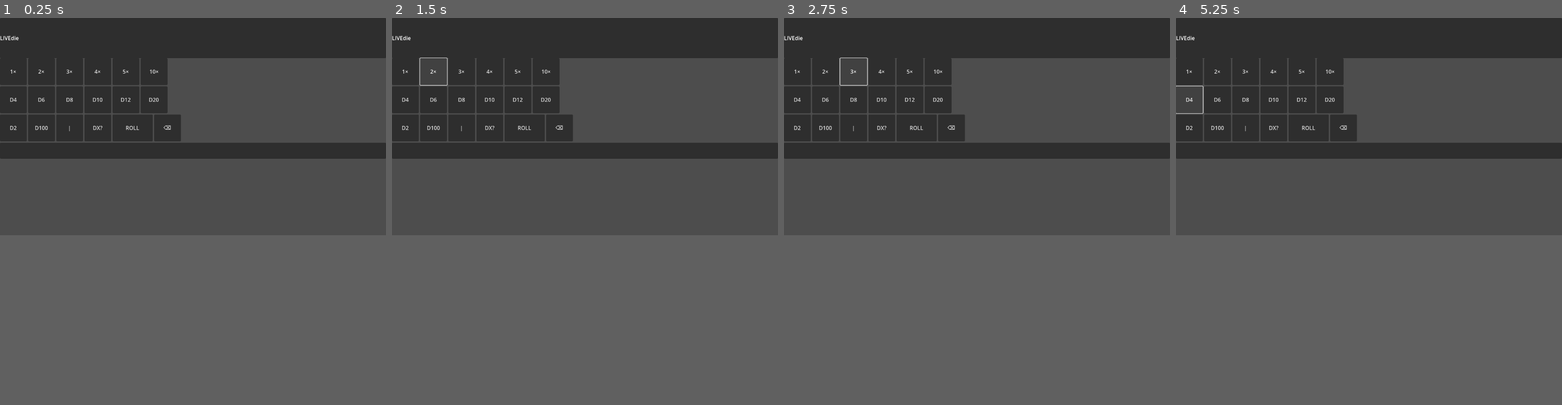
Above: before the commit, frames 1-4 (left to right).
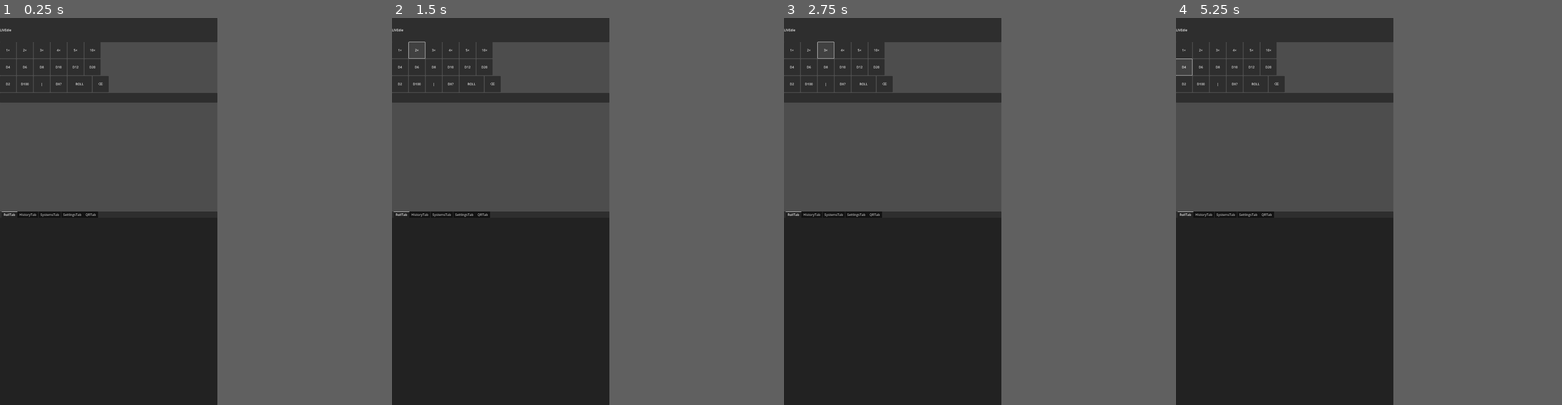
Above: after the commit, the same moments.

Repository: FromAriel/Experiments
Game: Godot game, scene res://scenes/MainUI.tscn
Two runs of this game, one before a commit and one after it. Both use one fixed random seed, a clock stepped at 60 frames per second and the inputs below. Before the commit the project has no main scene; this scene is started directly in both runs.
Inputs:
- Up to frame 1 (0.25 s): no input
- Up to frame 2 (1.5 s): click "1×" at 0.5 s; click "2×" at 1.25 s
- Up to frame 3 (2.75 s): click "3×" at 2 s
- Up to frame 4 (5.25 s): click "4×" at 2.75 s; click "5×" at 3.5 s; click "10×" at 4.25 s; click "D4" at 5 s
The window is 799x449 before the commit and 450x800 after it. Grey fills any space a smaller window leaves; there, only what the larger window draws over its background counts as a difference.

The runs differ from the first frame. In frame 1, 20% of the frame differs, in the area x 0-100%, y 0-57%; in frame 2, 20%; in frame 3, 20%; in frame 4, 20%.

Commit message:
GD
set main scene and project config.

Diff:
--- a/LIVEdie/GOGOT/project.godot
+++ b/LIVEdie/GOGOT/project.godot
@@ -10,12 +10,19 @@
 
 [application]
 
+run/main_scene="uid://mainui"
 config/features=PackedStringArray("4.4")
 
 [autoload]
 
 UIEventBus="res://scripts/UIEventBus.gd"
 
+[display]
+
+window/size/viewport_width=1080
+window/size/viewport_height=1920
+window/stretch/mode="viewport"
+
 [dotnet]
 
 project/assembly_name="UnnamedProject"
--- a/LIVEdie/GOGOT/scenes/KeyboardTab.tscn
+++ b/LIVEdie/GOGOT/scenes/KeyboardTab.tscn
@@ -1,9 +1,17 @@
-[gd_scene load_steps=1 format=3 uid="uid://keyboardtab"]
-; KeyboardTab – custom dice input keyboard
-; Future: switch pages via swipe or toggle button
+[gd_scene format=3 uid="uid://keyboardtab"]
+
 [node name="KeyboardTab" type="StackContainer"]
+_import_path = NodePath("")
+unique_name_in_owner = false
+process_mode = 0
+process_priority = 0
+process_physics_priority = 0
+process_thread_group = 0
+physics_interpolation_mode = 0
+auto_translate_mode = 0
+editor_description = ""
+script = null
 
 [node name="PageA" type="GridContainer" parent="."]
-; numeric / math page placeholder
+
 [node name="PageB" type="GridContainer" parent="."]
-; parser token page placeholder
--- a/LIVEdie/GOGOT/scenes/MainUI.tscn
+++ b/LIVEdie/GOGOT/scenes/MainUI.tscn
@@ -1,152 +1,201 @@
 [gd_scene load_steps=7 format=3 uid="uid://mainui"]
 
-[ext_resource path="res://scenes/RollTab.tscn" type="PackedScene" id=1]
-[ext_resource path="res://scenes/HistoryTab.tscn" type="PackedScene" id=2]
-[ext_resource path="res://scenes/SystemsTab.tscn" type="PackedScene" id=3]
-[ext_resource path="res://scenes/SettingsTab.tscn" type="PackedScene" id=4]
-[ext_resource path="res://scenes/KeyboardTab.tscn" type="PackedScene" id=5]
-[ext_resource path="res://scenes/QRTab.tscn" type="PackedScene" id=6]
+[ext_resource type="PackedScene" uid="uid://rolltab" path="res://scenes/RollTab.tscn" id="1"]
+[ext_resource type="PackedScene" uid="uid://historytab" path="res://scenes/HistoryTab.tscn" id="2"]
+[ext_resource type="PackedScene" uid="uid://systemstab" path="res://scenes/SystemsTab.tscn" id="3"]
+[ext_resource type="PackedScene" uid="uid://settingstab" path="res://scenes/SettingsTab.tscn" id="4"]
+[ext_resource type="PackedScene" uid="uid://keyboardtab" path="res://scenes/KeyboardTab.tscn" id="5"]
+[ext_resource type="PackedScene" uid="uid://qrtab" path="res://scenes/QRTab.tscn" id="6"]
 
 [node name="MainUI" type="Control"]
+custom_minimum_size = Vector2(1080, 1920)
+layout_mode = 3
+anchors_preset = 15
 anchor_right = 1.0
 anchor_bottom = 1.0
-custom_minimum_size = Vector2(1080, 1920)
 
 [node name="TopBar" type="PanelContainer" parent="."]
-anchor_right = 1.0
-offset_bottom = 120
+layout_mode = 0
+anchor_right = 1.0
+offset_bottom = 120.0
 
 [node name="BarHBox" type="HBoxContainer" parent="TopBar"]
-anchor_right = 1.0
-anchor_bottom = 1.0
+layout_mode = 2
 
 [node name="TitleLabel" type="Label" parent="TopBar/BarHBox"]
+layout_mode = 2
 text = "LIVEdie"
 
 [node name="Spacer" type="Control" parent="TopBar/BarHBox"]
-anchor_right = 1.0
-anchor_bottom = 1.0
+layout_mode = 2
 size_flags_horizontal = 3
 
 [node name="IconBattery" type="TextureRect" parent="TopBar/BarHBox"]
 custom_minimum_size = Vector2(32, 32)
+layout_mode = 2
 
 [node name="IconLock" type="TextureRect" parent="TopBar/BarHBox"]
 custom_minimum_size = Vector2(32, 32)
+layout_mode = 2
 
 [node name="DicePad" type="VBoxContainer" parent="."]
+custom_minimum_size = Vector2(0, 700)
+layout_mode = 0
 anchor_right = 1.0
 anchor_bottom = 1.0
-offset_top = 120
-offset_bottom = -960
-custom_minimum_size = Vector2(0, 700)
+offset_top = 120.0
+offset_bottom = -960.0
 
 [node name="QtyRow" type="HBoxContainer" parent="DicePad"]
-anchor_right = 1.0
+layout_mode = 2
 
 [node name="Qty1" type="Button" parent="DicePad/QtyRow"]
+custom_minimum_size = Vector2(80, 80)
+layout_mode = 2
 text = "1×"
-custom_minimum_size = Vector2(80, 80)
 
 [node name="Qty2" type="Button" parent="DicePad/QtyRow"]
+custom_minimum_size = Vector2(80, 80)
+layout_mode = 2
 text = "2×"
-custom_minimum_size = Vector2(80, 80)
 
 [node name="Qty3" type="Button" parent="DicePad/QtyRow"]
+custom_minimum_size = Vector2(80, 80)
+layout_mode = 2
 text = "3×"
-custom_minimum_size = Vector2(80, 80)
 
 [node name="Qty4" type="Button" parent="DicePad/QtyRow"]
+custom_minimum_size = Vector2(80, 80)
+layout_mode = 2
 text = "4×"
-custom_minimum_size = Vector2(80, 80)
 
 [node name="Qty5" type="Button" parent="DicePad/QtyRow"]
+custom_minimum_size = Vector2(80, 80)
+layout_mode = 2
 text = "5×"
-custom_minimum_size = Vector2(80, 80)
 
 [node name="Qty10" type="Button" parent="DicePad/QtyRow"]
+custom_minimum_size = Vector2(80, 80)
+layout_mode = 2
 text = "10×"
-custom_minimum_size = Vector2(80, 80)
 
 [node name="CommonDiceRow" type="HBoxContainer" parent="DicePad"]
-anchor_right = 1.0
+layout_mode = 2
 
 [node name="D4" type="Button" parent="DicePad/CommonDiceRow"]
+custom_minimum_size = Vector2(80, 80)
+layout_mode = 2
 text = "D4"
-custom_minimum_size = Vector2(80, 80)
 
 [node name="D6" type="Button" parent="DicePad/CommonDiceRow"]
+custom_minimum_size = Vector2(80, 80)
+layout_mode = 2
 text = "D6"
-custom_minimum_size = Vector2(80, 80)
 
 [node name="D8" type="Button" parent="DicePad/CommonDiceRow"]
+custom_minimum_size = Vector2(80, 80)
+layout_mode = 2
 text = "D8"
-custom_minimum_size = Vector2(80, 80)
 
 [node name="D10" type="Button" parent="DicePad/CommonDiceRow"]
+custom_minimum_size = Vector2(80, 80)
+layout_mode = 2
 text = "D10"
-custom_minimum_size = Vector2(80, 80)
 
 [node name="D12" type="Button" parent="DicePad/CommonDiceRow"]
+custom_minimum_size = Vector2(80, 80)
+layout_mode = 2
 text = "D12"
-custom_minimum_size = Vector2(80, 80)
 
 [node name="D20" type="Button" parent="DicePad/CommonDiceRow"]
+custom_minimum_size = Vector2(80, 80)
+layout_mode = 2
 text = "D20"
-custom_minimum_size = Vector2(80, 80)
 
 [node name="AdvancedRow" type="HBoxContainer" parent="DicePad"]
-anchor_right = 1.0
+layout_mode = 2
 
 [node name="D2Btn" type="Button" parent="DicePad/AdvancedRow"]
+custom_minimum_size = Vector2(80, 80)
+layout_mode = 2
 text = "D2"
-custom_minimum_size = Vector2(80, 80)
 
 [node name="D100Btn" type="Button" parent="DicePad/AdvancedRow"]
+custom_minimum_size = Vector2(80, 80)
+layout_mode = 2
 text = "D100"
-custom_minimum_size = Vector2(80, 80)
 
 [node name="PipeBtn" type="Button" parent="DicePad/AdvancedRow"]
+custom_minimum_size = Vector2(80, 80)
+layout_mode = 2
 text = "|"
-custom_minimum_size = Vector2(80, 80)
 
 [node name="DXPromptBtn" type="Button" parent="DicePad/AdvancedRow"]
+custom_minimum_size = Vector2(80, 80)
+layout_mode = 2
 text = "DX?"
-custom_minimum_size = Vector2(80, 80)
 
 [node name="RollBtn" type="Button" parent="DicePad/AdvancedRow"]
+custom_minimum_size = Vector2(120, 80)
+layout_mode = 2
 text = "ROLL"
-custom_minimum_size = Vector2(120, 80)
 
 [node name="BackspaceBtn" type="Button" parent="DicePad/AdvancedRow"]
+custom_minimum_size = Vector2(80, 80)
+layout_mode = 2
 text = "⌫"
-custom_minimum_size = Vector2(80, 80)
 
 [node name="SystemDropdown" type="Button" parent="DicePad"]
 custom_minimum_size = Vector2(48, 48)
+layout_mode = 2
 
 [node name="QueueLabel" type="Label" parent="DicePad"]
 custom_minimum_size = Vector2(0, 40)
+layout_mode = 2
 
 [node name="LowerPane" type="PanelContainer" parent="."]
-anchor_left = 0.0
-anchor_right = 1.0
+layout_mode = 0
 anchor_top = 1.0
+anchor_right = 1.0
 anchor_bottom = 1.0
-offset_top = -960
+offset_top = -960.0
 
 [node name="TabHost" type="TabContainer" parent="LowerPane"]
-anchor_right = 1.0
-anchor_bottom = 1.0
-
-[node name="RollTab" parent="LowerPane/TabHost" instance=ExtResource(1)]
-
-[node name="HistoryTab" parent="LowerPane/TabHost" instance=ExtResource(2)]
-
-[node name="SystemsTab" parent="LowerPane/TabHost" instance=ExtResource(3)]
-
-[node name="SettingsTab" parent="LowerPane/TabHost" instance=ExtResource(4)]
-
-[node name="KeyboardTab" parent="LowerPane/TabHost" instance=ExtResource(5)]
-
-[node name="QRTab" parent="LowerPane/TabHost" instance=ExtResource(6)]
+layout_mode = 2
+current_tab = 0
+
+[node name="RollTab" parent="LowerPane/TabHost" instance=ExtResource("1")]
+layout_mode = 2
+metadata/_tab_index = 0
+
+[node name="HistoryTab" parent="LowerPane/TabHost" instance=ExtResource("2")]
+visible = false
+layout_mode = 2
+metadata/_tab_index = 1
+
+[node name="SystemsTab" parent="LowerPane/TabHost" instance=ExtResource("3")]
+visible = false
+layout_mode = 2
+metadata/_tab_index = 2
+
+[node name="SettingsTab" parent="LowerPane/TabHost" instance=ExtResource("4")]
+visible = false
+layout_mode = 2
+metadata/_tab_index = 3
+
+[node name="KeyboardTab" parent="LowerPane/TabHost" instance=ExtResource("5")]
+_import_path = NodePath("")
+unique_name_in_owner = false
+process_mode = 0
+process_priority = 0
+process_physics_priority = 0
+process_thread_group = 0
+physics_interpolation_mode = 0
+auto_translate_mode = 0
+editor_description = ""
+script = null
+
+[node name="QRTab" parent="LowerPane/TabHost" instance=ExtResource("6")]
+visible = false
+layout_mode = 2
+metadata/_tab_index = 4
